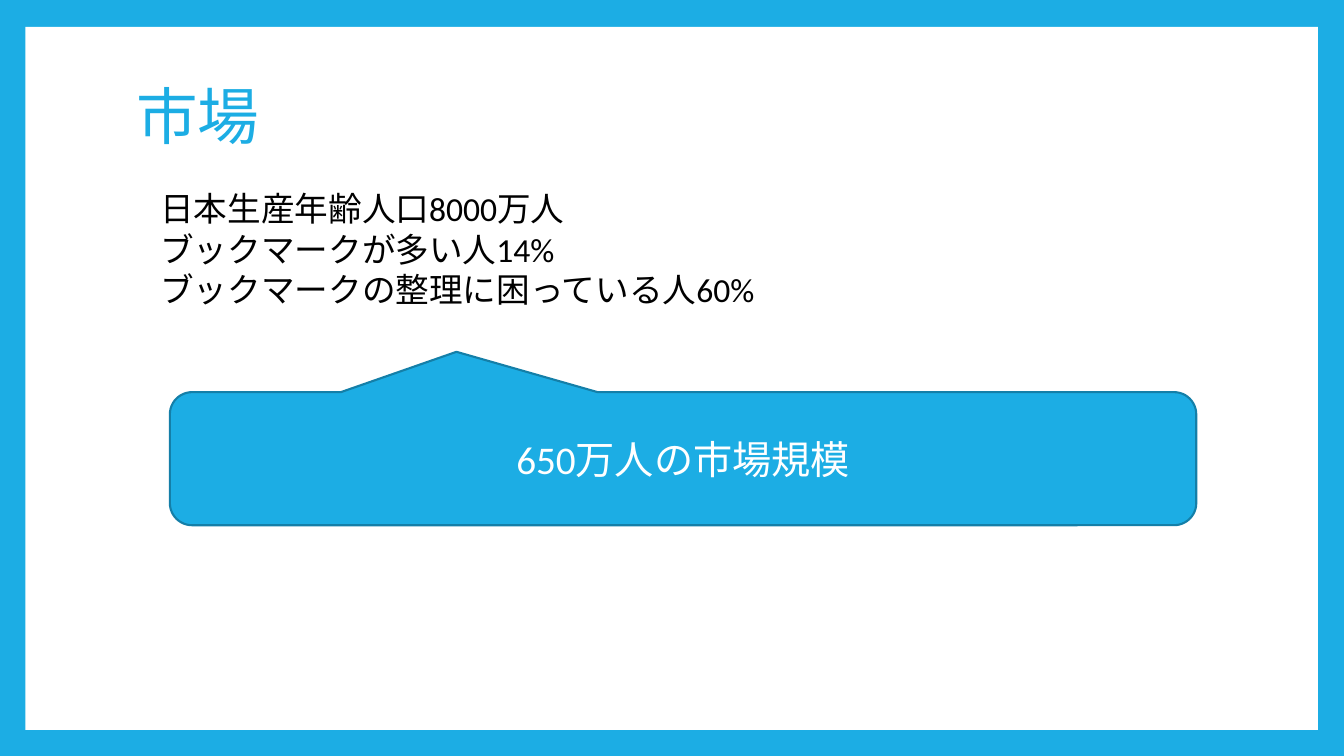
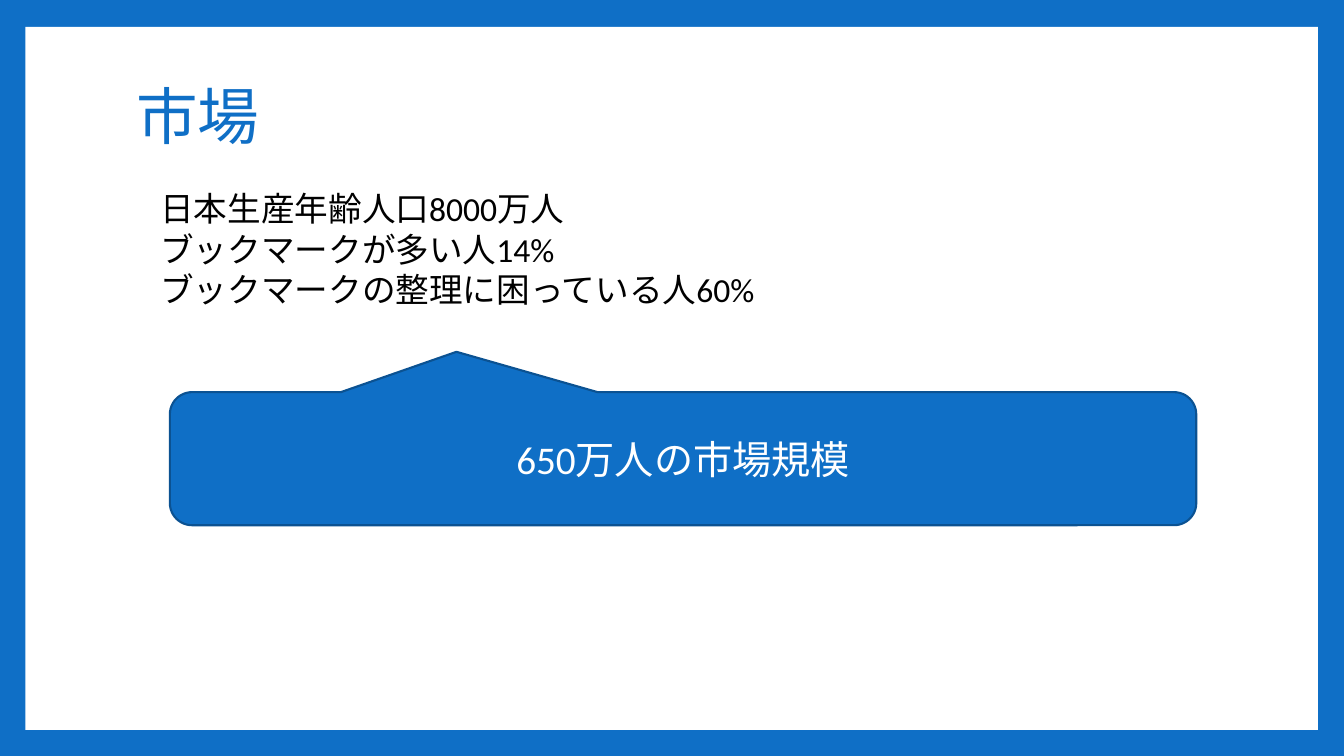
Before and after one commit to Sorarinu/ProjectP2016_F, a slide deck: slide 10 of production-idea/第2回中間発表改定２.pptx. Drawn at 1344x756 pixels with LibreOffice and Linux fonts; fonts in the diff are those of the drawing. Boxes give left, top, right and bottom in pixels: in the first picture for what was removed or moved away, otherwise in the second. Text is boxed around its words. In the diff, an @@ line names an element or a change of style, - is before the commit and + after.

```diff
--- a/production-idea/第2回中間発表改定２.pptx
+++ b/production-idea/第2回中間発表改定２.pptx
@@ background #1CADE4 to #0F6FC6 @@
@@ title "市場" at [136, 87, 259, 144]: text colour #1CADE4 to #0F6FC6 @@
@@ rounded speech box "650万人の市場規模" at [170, 392, 1197, 525]: fill #1CADE4 to #0F6FC6; outline #1580A9 1.5 pt to #0B5292 1.5 pt @@
```
Also in this commit, not shown: 14 other slides changed, 2 other files.
